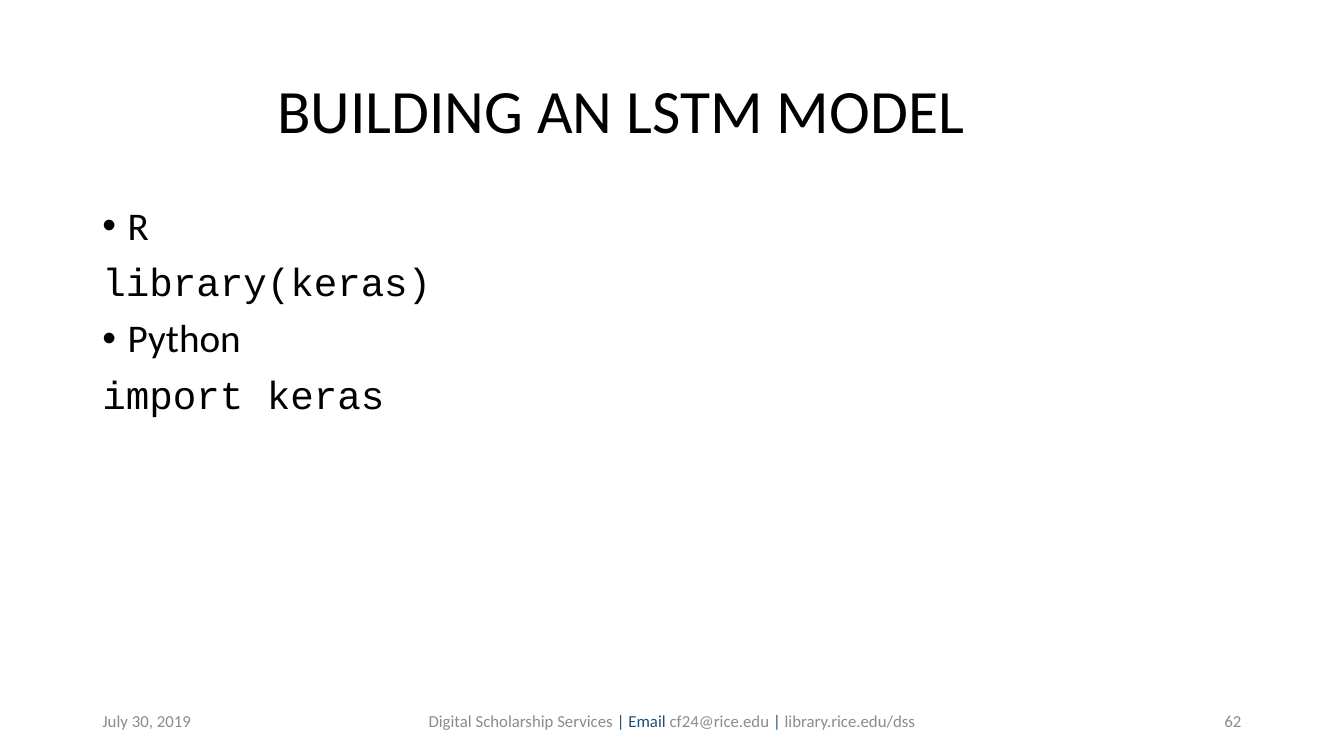
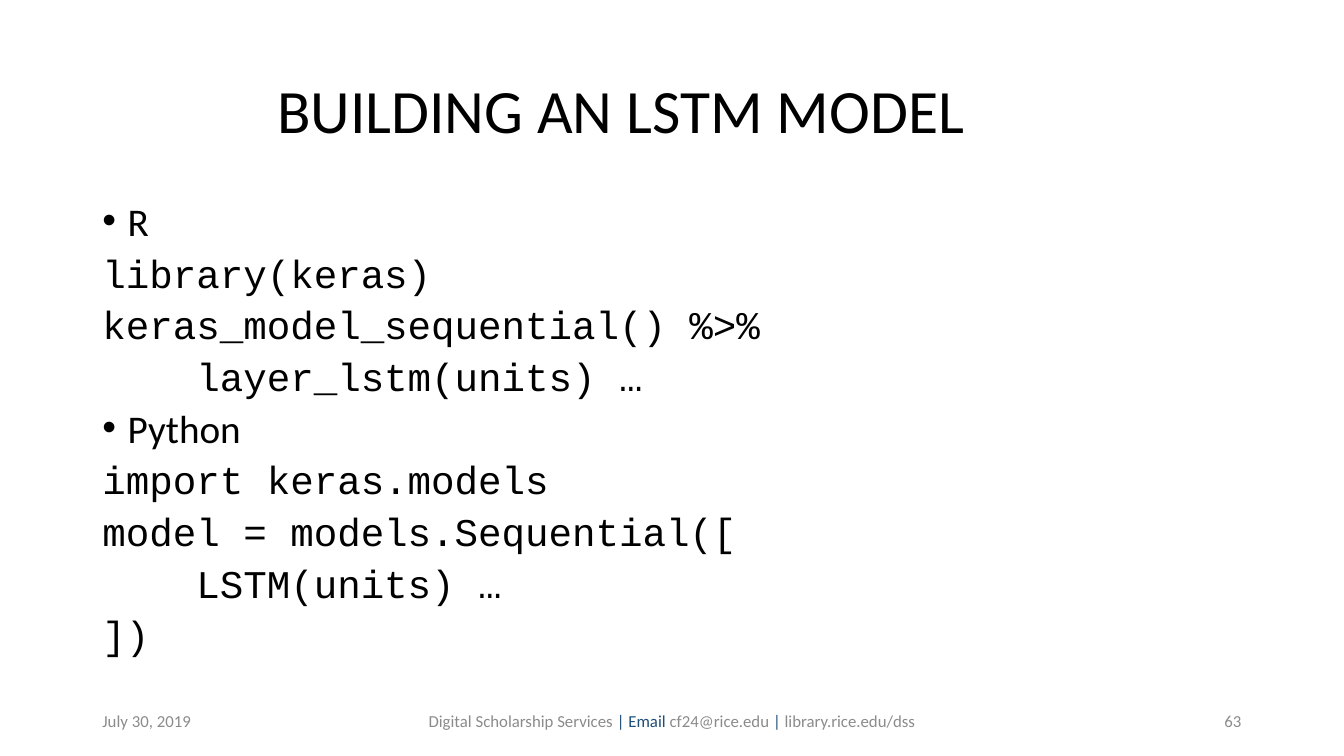
Before and after one commit to bakitybacon/rice-data-and-donuts, a slide deck: slide 63 of tsa/Introduction to Time Series Analysis.pptx (slide 62 before the commit). Drawn at 1344x756 pixels with LibreOffice and Linux fonts; fonts in the diff are those of the drawing; background and template pictures are left out. Boxes give left, top, right and bottom in pixels: in the first picture for what was removed or moved away, otherwise in the second. Text is boxed around its words. In the diff, an @@ line names an element or a change of style, - is before the commit and + after.

Commit message:
model comparisons and stuff

```diff
--- a/tsa/Introduction to Time Series Analysis.pptx
+++ b/tsa/Introduction to Time Series Analysis.pptx
@@ text at (x1=102, y1=211, x2=431, y2=450): line spacing 0.9 to 0.8 @@
@@ text at (x1=102, y1=311, x2=666, y2=399): paragraphs added @@
+keras_model_sequential() %>%
+layer_lstm(units) …
@@ text at (x1=102, y1=466, x2=736, y2=606): text changed @@
-import keras
+import keras.models
+model = models.Sequential([
+LSTM(units) …
+])
@@ page number at (x1=1224, y1=716, x2=1241, y2=727): text changed @@
-62
+63
```
Also in this commit, not shown: 7 other slides changed, 9 slides added.
